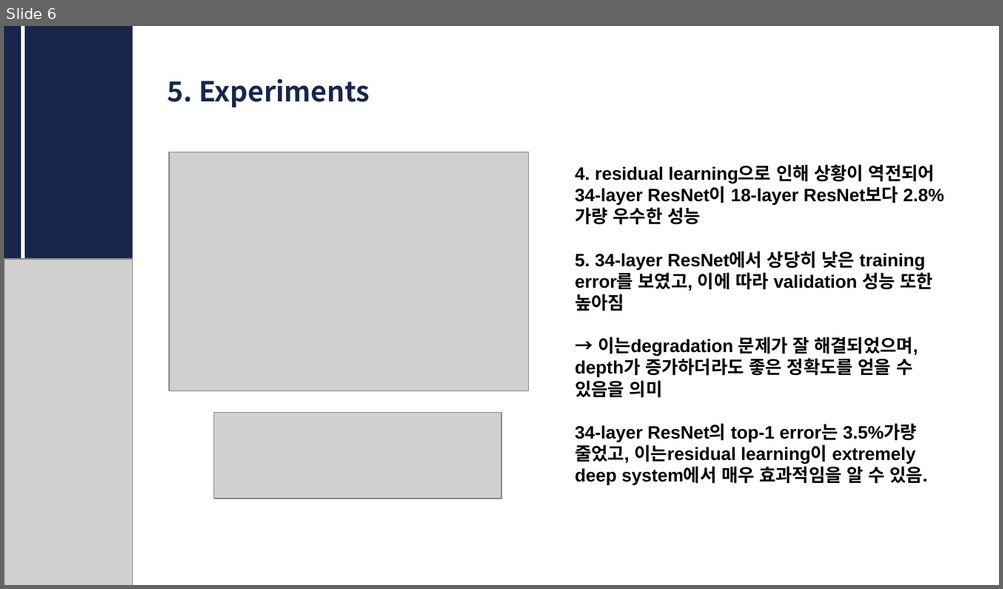
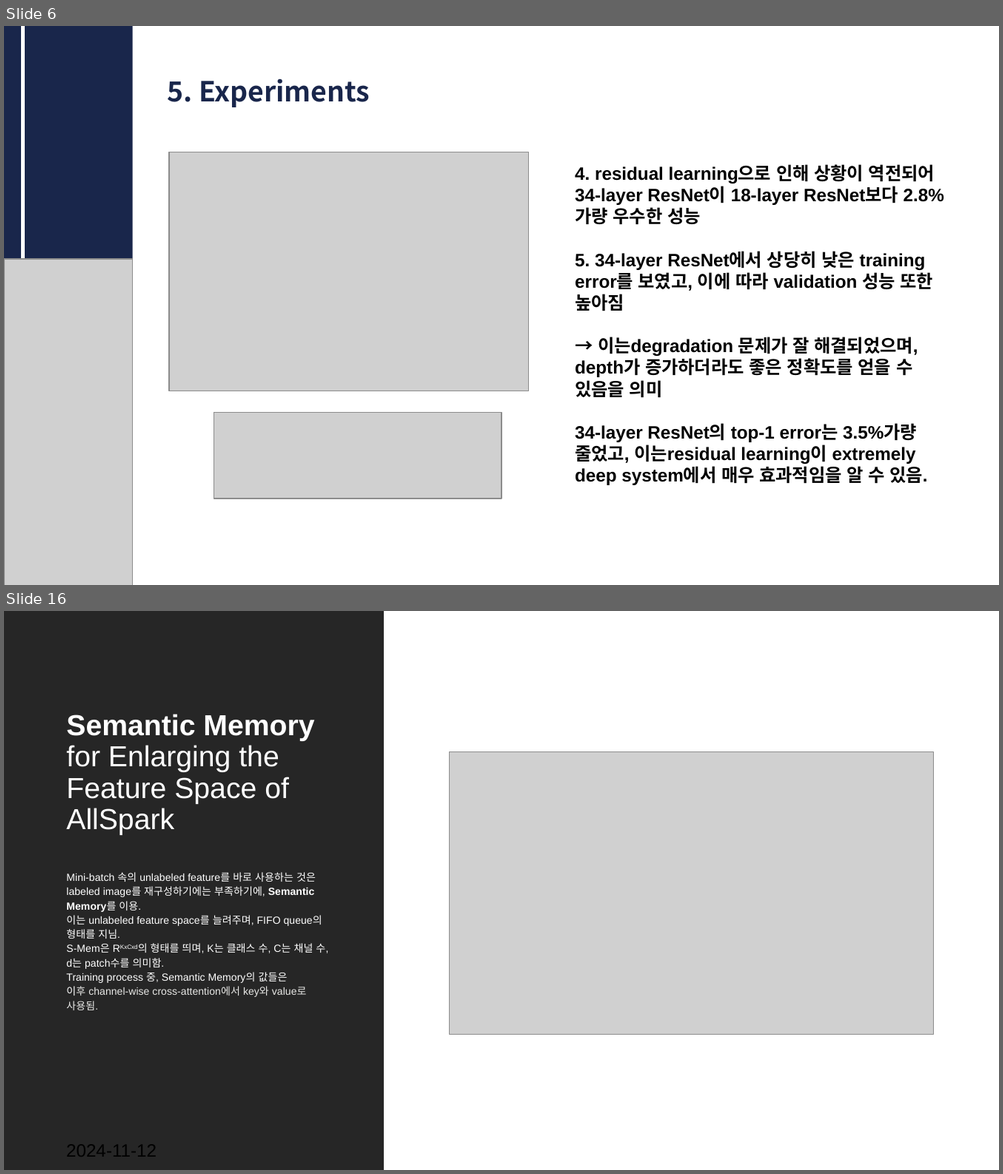
Before and after one commit to CUAI-CAU/2024-2_Study_CVReading_Team2, a slide deck: cv resnet.pptx. Shown one above the other, each under a label of ours: slide 6 before the commit, slides 6 and 16 after it; the slides between them are not shown. The pictures are 1003x589 and 1003x1174 pixels, drawn with LibreOffice and Linux fonts; fonts in the diff are those of the drawing; grey boxes stand for pictures. Boxes give left, top, right and bottom in pixels: in the first picture for what was removed or moved away, otherwise in the second. Text is boxed around its words. In the diff, an @@ line names an element or a change of style, - is before the commit and + after.

```diff
--- a/cv resnet.pptx
+++ b/cv resnet.pptx
@@ slide 16 added at box(4, 611, 999, 1170), background #FFFFFF @@
@@ rectangle added at box(4, 611, 384, 1170), fill #262626 @@
@@ title added at box(66, 714, 314, 835), 21 pt, text #FFFFFF @@
+Semantic Memory for Enlarging the Feature Space of AllSpark
@@ picture added at box(449, 752, 933, 1035) @@
@@ text added at box(66, 872, 328, 1011), 7.5 pt, text #FFFFFF @@
+Mini-batch 속의 unlabeled feature를 바로 사용하는 것은 labeled image를 재구성하기에는 부족하기에, Semantic Memory를 이용.
+이는 unlabeled feature space를 늘려주며, FIFO queue의 형태를 지님.
+S-Mem은 RKxCxd의 형태를 띄며, K는 클래스 수, C는 채널 수, d는 patch수를 의미함.
+Training process 중, Semantic Memory의 값들은 이후 channel-wise cross-attention에서 key와 value로 사용됨.
@@ text added at box(66, 1142, 156, 1162), 12.9 pt, text #000000 @@
+2024-11-12
```
Also in this commit, not shown: 12 other slides added.
